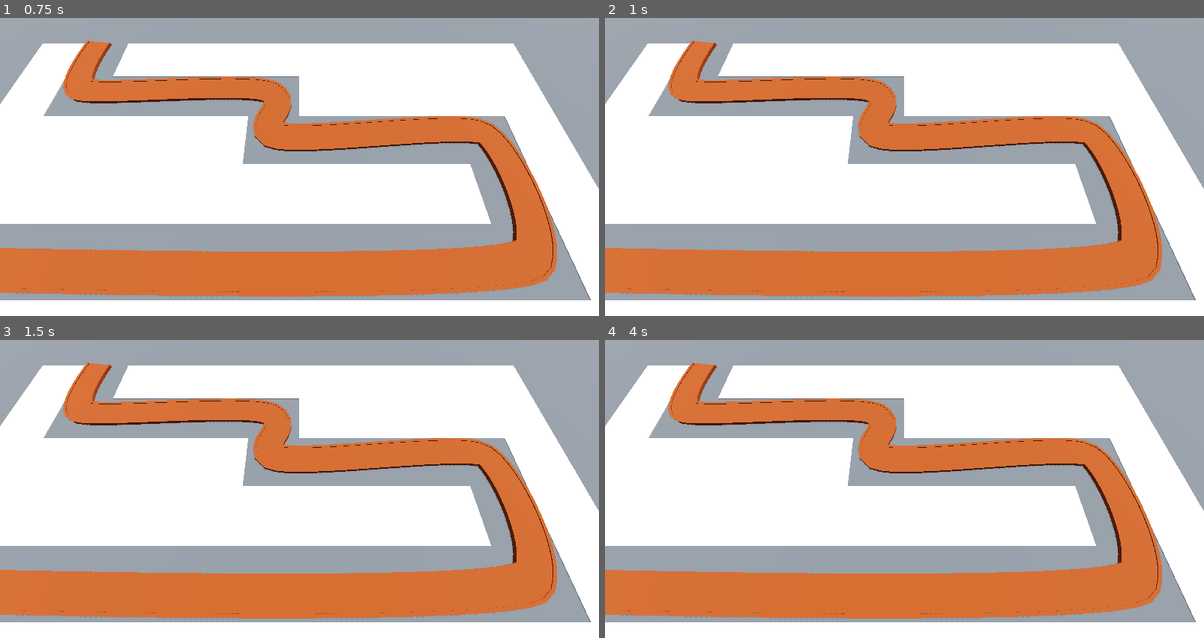
Above: before the commit, frames 1-4 (two rows, left to right).
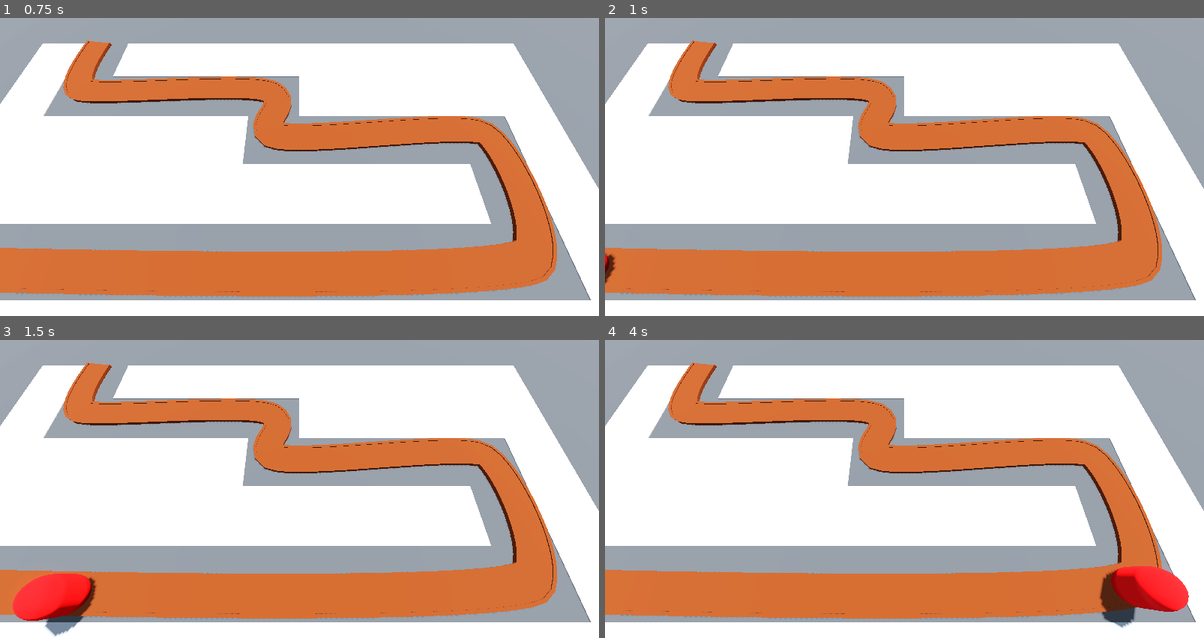
Above: after the commit, the same moments.

Repository: CSbean/Barbarian-Blaster
Game: Godot game, scene res://Scenes/bace_levle.tscn
Two runs of this game, one before a commit and one after it. Both use one fixed random seed, a clock stepped at 60 frames per second and the inputs below.
Inputs:
- Up to frame 1 (0.75 s): tap Enter at 0.5 s
- Up to frame 2 (1 s): no input
- Up to frame 3 (1.5 s): no input
- Up to frame 4 (4 s): no input

Frame 1 is identical in both runs. In frame 2, 0.1% of the frame differs, in the area x 0-2%, y 78-90%; in frame 3, 2.0%; in frame 4, 2.1%, in the area x 82-98%, y 75-97%.

Commit message:
enemy and path 3d

Diff:
--- a/Scenes/bace_levle.tscn
+++ b/Scenes/bace_levle.tscn
@@ -1,6 +1,7 @@
-[gd_scene load_steps=8 format=3 uid="uid://c50el35njdfn1"]
+[gd_scene load_steps=9 format=3 uid="uid://c50el35njdfn1"]
 
 [ext_resource type="MeshLibrary" uid="uid://cxjl880r3wbnp" path="res://assets/MeshLibaries/SpaceLibrary.tres" id="1_7i2ny"]
+[ext_resource type="PackedScene" uid="uid://2aw35j7gw48o" path="res://Scenes/enemy/enemy.tscn" id="2_0tbjv"]
 
 [sub_resource type="ProceduralSkyMaterial" id="ProceduralSkyMaterial_7xd7d"]
 sky_horizon_color = Color(0.66224277, 0.6717428, 0.6867428, 1)
@@ -100,3 +101,7 @@
 path_continuous_u = true
 path_u_distance = 1.0
 path_joined = false
+
+[node name="Enemy" parent="Path3D" instance=ExtResource("2_0tbjv")]
+transform = Transform3D(-0.029940452, 0, -0.99954325, 0, 1, 0, 0.99954325, 0, -0.029940452, -27.447376, 0, 10.248699)
+loop = true
--- /dev/null
+++ b/Scenes/enemy/enemy.tscn
@@ -0,0 +1,20 @@
+[gd_scene load_steps=4 format=3 uid="uid://2aw35j7gw48o"]
+
+[ext_resource type="Script" uid="uid://5bkh2x6r44iu" path="res://enemy.gd" id="1_swltt"]
+
+[sub_resource type="StandardMaterial3D" id="StandardMaterial3D_swltt"]
+albedo_color = Color(1, 0, 0, 1)
+
+[sub_resource type="CapsuleMesh" id="CapsuleMesh_ne65n"]
+material = SubResource("StandardMaterial3D_swltt")
+radius = 1.0
+height = 3.0
+
+[node name="Enemy" type="PathFollow3D"]
+transform = Transform3D(-0.029940462, 0, -0.99954355, 0, 1, 0, 0.99954355, 0, -0.029940462, 0, 0, 0)
+loop = false
+script = ExtResource("1_swltt")
+
+[node name="MeshInstance3D" type="MeshInstance3D" parent="."]
+transform = Transform3D(0.9999999, 0, 0, 0, 1, 0, 0, 0, 0.9999999, 0, 1.6, 0)
+mesh = SubResource("CapsuleMesh_ne65n")
--- /dev/null
+++ b/enemy.gd
@@ -0,0 +1,12 @@
+extends PathFollow3D
+
+## The speed in m/s the enemy will move
+@export var speed := 10
+# Called when the node enters the scene tree for the first time.
+func _ready() -> void:
+	pass # Replace with function body.
+
+
+# Called every frame. 'delta' is the elapsed time since the previous frame.
+func _process(delta: float) -> void:
+	progress+= delta * speed
Not shown, added: enemy.gd.uid
